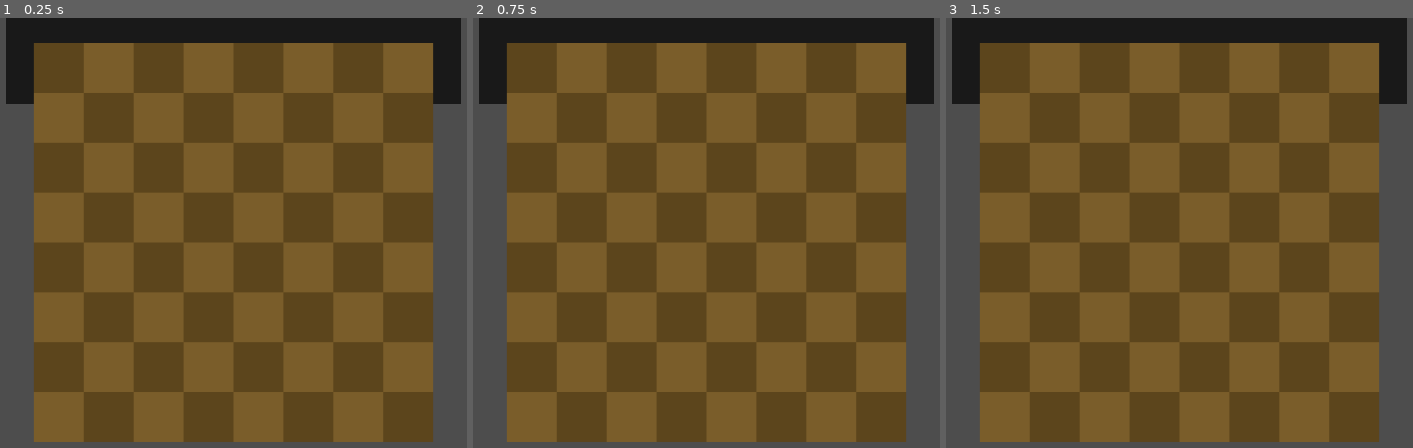
Above: before the commit, frames 1-3 (left to right).
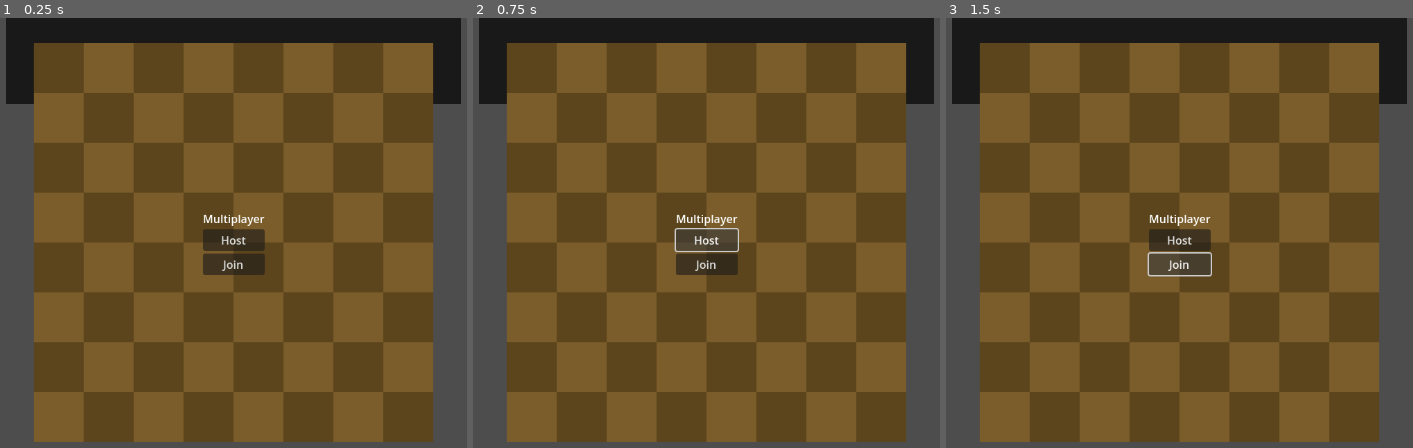
Above: after the commit, the same moments.

Repository: noriim/thesis
Game: Godot game, scene res://Scenes/main.tscn
Two runs of this game, one before a commit and one after it. Both use one fixed random seed, a clock stepped at 60 frames per second and the inputs below.
Inputs (mouse positions are in pixels of both pictures, inside the frame that each line leads up to):
- Up to frame 1 (0.25 s): no input
- Up to frame 2 (0.75 s): click (706, 241) at 0.5 s, where only the run after the commit has a clickable "Host"
- Up to frame 3 (1.5 s): click (1179, 263) at 1.25 s, where only the run after the commit has a clickable "Join"

The runs differ from the first frame. In frame 1, 1.5% of the frame differs, in the area x 43-57%, y 45-60%; in frame 2, 1.3%; in frame 3, 1.3%.
Error before the commit: Invalid access of index '4' on a base object of type: 'Array'. (res://Scenes/board.gd:44)
Error after the commit: Invalid access of index '4' on a base object of type: 'Array'. (res://Scenes/board.gd:47)

Commit message:
Added end of game handling and bug fixes

Diff:
--- a/Scenes/board.gd
+++ b/Scenes/board.gd
@@ -26,16 +26,19 @@
 var moves = []
 var selected_piece : Vector2
 var has_moved : bool = false
+var is_timeout : bool = false
+var placed_pieces : int = 8
+var is_game_over = false
 
 func _ready():
 	for i in range(BOARD_SIZE):
 		board.append([])
 		board[i].resize(BOARD_SIZE)
 		board[i].fill(0)
+		is_game_over = false
 	display_board()
-
 func _input(event):
-	if event is InputEventMouseButton && event.pressed:
+	if event is InputEventMouseButton && event.pressed && !is_timeout:
 		if event.button_index == MOUSE_BUTTON_LEFT:
 			if is_mouse_out(): return
 			if !has_moved:
@@ -55,11 +58,25 @@
 					board[var2][var1] = -1
 				else:
 					board[var2][var1] = 1
+				placed_pieces += 1
 				black = !black
 				has_moved = false
+				is_timeout = true
 				display_board()
 				await get_tree().create_timer(1.0).timeout
+				is_timeout = false
 				spin_board()
+				if is_board_full():
+					for i in 5:
+						await get_tree().create_timer(1.0).timeout
+						print(i)
+						if is_game_over:
+							return
+						spin_board()
+					print("no winner :(")
+
+func is_board_full():
+	return placed_pieces == BOARD_SIZE * BOARD_SIZE
 
 func is_mouse_out():
 	if get_global_mouse_position().x < 0 || get_global_mouse_position().x > (BOARD_SIZE * CELL_WIDTH) || get_global_mouse_position().y > 0 || get_global_mouse_position().y < (-1 * BOARD_SIZE * CELL_WIDTH):
@@ -116,10 +133,10 @@
 func get_moves():
 	var _moves = []
 	match abs(board[selected_piece.x][selected_piece.y]):
-		1: _moves = get_pawn_moves()
+		1: _moves = get_ball_moves()
 	return _moves
 
-func get_pawn_moves():
+func get_ball_moves():
 	var _moves = []
 	var directions = [Vector2(0, 1), Vector2(0, -1), Vector2(1, 0), Vector2(-1, 0)]
 
@@ -217,8 +234,33 @@
 
 
 	if white_win and black_win:
+		is_game_over = true
 		print("welp, thats a tie")
 	elif white_win:
+		is_game_over = true
 		print("yay, white won")
 	elif black_win:
+		is_game_over = true
 		print("yay, black won")
+	print("FULL:" + str(is_board_full()))
+	print("GAME OVER:" + str(is_game_over))
+	print("PLACED PIECES:" + str(placed_pieces))
+
+
+
+# Multi WIP
+
+var peer = ENetMultiplayerPeer.new()
+func _on_host_pressed():
+	peer.create_server(25565)
+	multiplayer.multiplayer_peer = peer
+
+	multiplayer.peer_connected.connect(
+		func(pid):
+			print("Peer" + str(pid) + " has joined the game!")
+	)
+
+
+func _on_join_pressed():
+	peer.create_client("localhost", 25565)
+	multiplayer.multiplayer_peer = peer
--- a/Scenes/board.tscn
+++ b/Scenes/board.tscn
@@ -1,7 +1,18 @@
-[gd_scene load_steps=3 format=3 uid="uid://c481oggokcmg5"]
+[gd_scene load_steps=4 format=3 uid="uid://c481oggokcmg5"]
 
 [ext_resource type="Texture2D" uid="uid://ctce35kptwtdv" path="res://Assets/Chess_board.png" id="1_1yipi"]
 [ext_resource type="Script" path="res://Scenes/board.gd" id="2_r7lbl"]
+
+[sub_resource type="SceneReplicationConfig" id="SceneReplicationConfig_yf7ag"]
+properties/0/path = NodePath("Pieces:position")
+properties/0/spawn = true
+properties/0/replication_mode = 1
+properties/1/path = NodePath("Dots:position")
+properties/1/spawn = true
+properties/1/replication_mode = 1
+properties/2/path = NodePath("Turn:visible")
+properties/2/spawn = true
+properties/2/replication_mode = 1
 
 [node name="Board" type="Sprite2D"]
 texture = ExtResource("1_1yipi")
@@ -14,3 +25,6 @@
 [node name="Turn" type="Sprite2D" parent="."]
 modulate = Color(1, 1, 1, 0.666667)
 z_index = -10
+
+[node name="MultiplayerSynchronizer" type="MultiplayerSynchronizer" parent="."]
+replication_config = SubResource("SceneReplicationConfig_yf7ag")
--- a/Scenes/main.tscn
+++ b/Scenes/main.tscn
@@ -12,3 +12,42 @@
 
 [node name="Board" parent="." instance=ExtResource("1_k2fhw")]
 position = Vector2(72, -72)
+
+[node name="UI" type="CanvasLayer" parent="."]
+
+[node name="Multiplayer" type="Control" parent="UI"]
+layout_mode = 3
+anchors_preset = 15
+anchor_right = 1.0
+anchor_bottom = 1.0
+grow_horizontal = 2
+grow_vertical = 2
+
+[node name="VBoxContainer" type="VBoxContainer" parent="UI/Multiplayer"]
+layout_mode = 1
+anchors_preset = 8
+anchor_left = 0.5
+anchor_top = 0.5
+anchor_right = 0.5
+anchor_bottom = 0.5
+offset_left = -44.5
+offset_top = -46.5
+offset_right = 44.5
+offset_bottom = 46.5
+grow_horizontal = 2
+grow_vertical = 2
+
+[node name="Title" type="Label" parent="UI/Multiplayer/VBoxContainer"]
+layout_mode = 2
+text = "Multiplayer"
+
+[node name="Host" type="Button" parent="UI/Multiplayer/VBoxContainer"]
+layout_mode = 2
+text = "Host"
+
+[node name="Join" type="Button" parent="UI/Multiplayer/VBoxContainer"]
+layout_mode = 2
+text = "Join"
+
+[connection signal="pressed" from="UI/Multiplayer/VBoxContainer/Host" to="Board" method="_on_host_pressed"]
+[connection signal="pressed" from="UI/Multiplayer/VBoxContainer/Join" to="Board" method="_on_join_pressed"]
